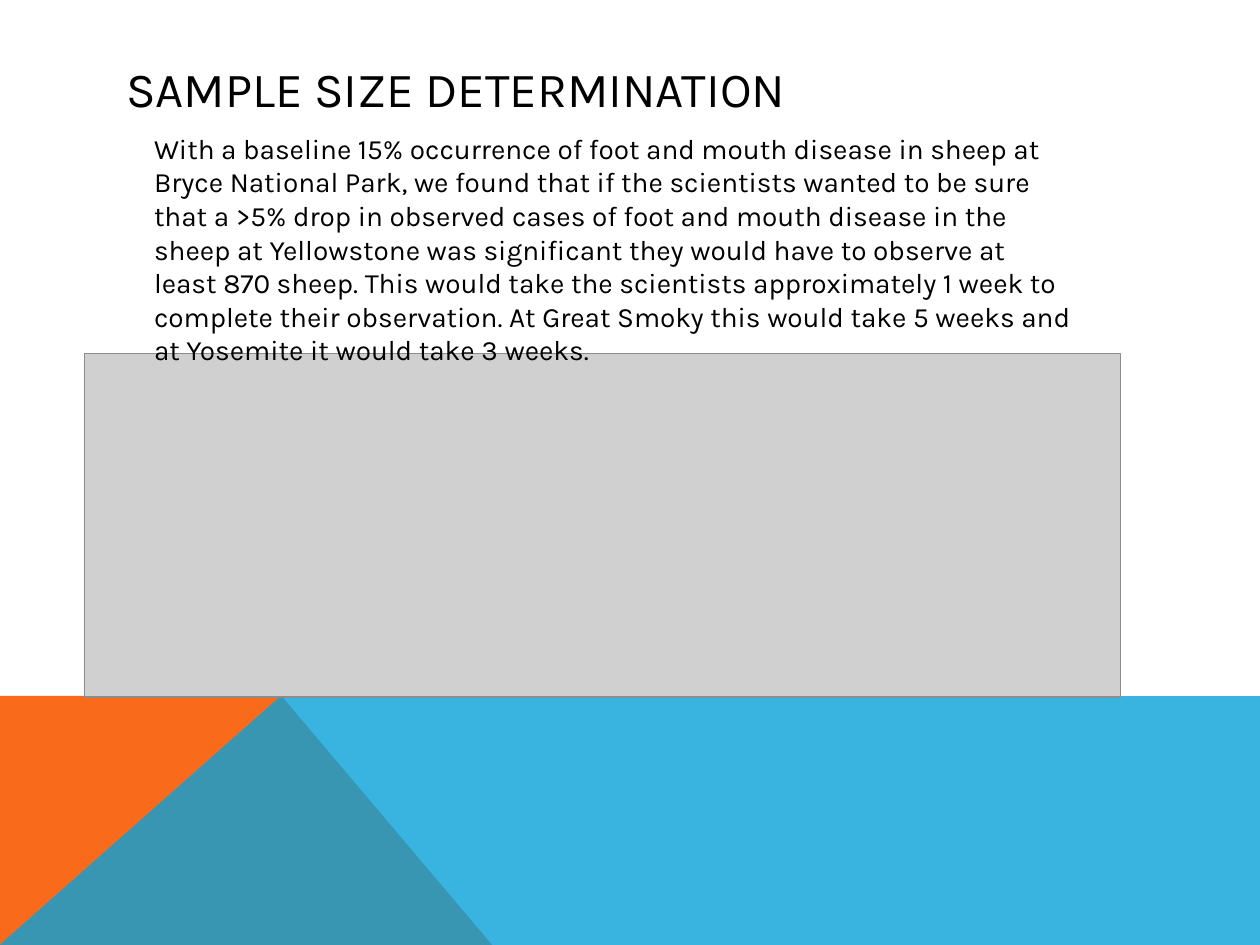
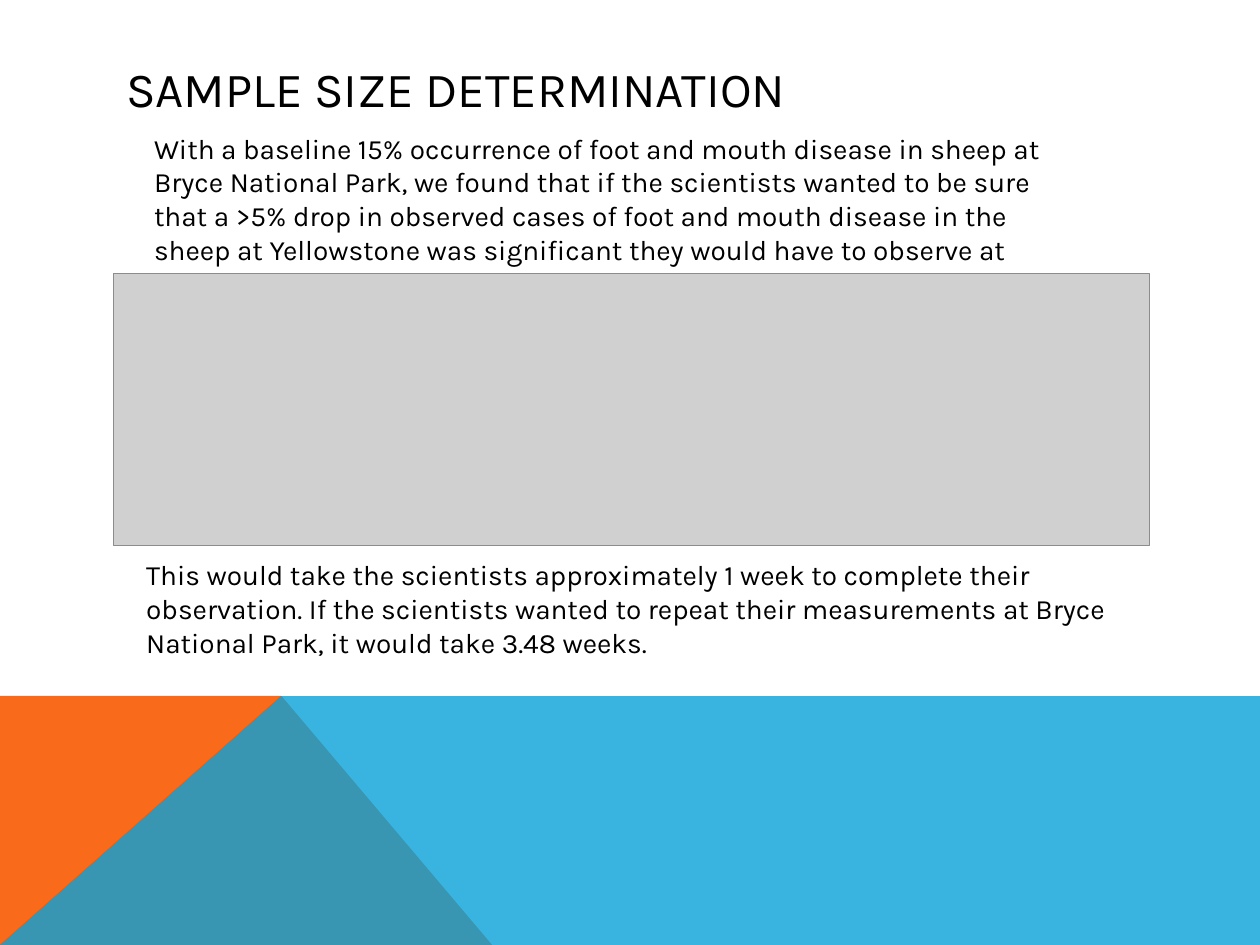
Before and after one commit to cjgreen49/intro-data-capstone-biodiversity, a slide deck: slide 6 of Intro to Data analysis/CG Codecademy Data Analysis.pptx (slide 4 before the commit). Drawn at 1260x945 pixels with LibreOffice and Linux fonts; fonts in the diff are those of the drawing; grey boxes stand for pictures. Boxes give left, top, right and bottom in pixels: in the first picture for what was removed or moved away, otherwise in the second. Text is boxed around its words. In the diff, an @@ line names an element or a change of style, - is before the commit and + after.

```diff
--- a/Intro to Data analysis/CG Codecademy Data Analysis.pptx
+++ b/Intro to Data analysis/CG Codecademy Data Analysis.pptx
@@ text at (154, 139, 1039, 274): text changed @@
-With a baseline 15% occurrence of foot and mouth disease in sheep at Bryce National Park, we found that if the scientists wanted to be sure that a >5% drop in observed cases of foot and mouth disease in the sheep at Yellowstone was significant they would have to observe at least 870 sheep. This would take the scientists approximately 1 week to complete their observation. At Great Smoky this would take 5 weeks and at Yosemite it would take 3 weeks.
+With a baseline 15% occurrence of foot and mouth disease in sheep at Bryce National Park, we found that if the scientists wanted to be sure that a >5% drop in observed cases of foot and mouth disease in the sheep at Yellowstone was significant they would have to observe at least 870 sheep.
@@ picture added at (113, 273, 1150, 546) @@
@@ picture removed at (84, 354, 1121, 698) @@
@@ text added at (146, 565, 1104, 656), 16 pt, text #000000 @@
+This would take the scientists approximately 1 week to complete their observation. If the scientists wanted to repeat their measurements at Bryce National Park, it would take 3.48 weeks.
```
Also in this commit, not shown: 2 other slides changed, 2 slides added, 3 other files.
